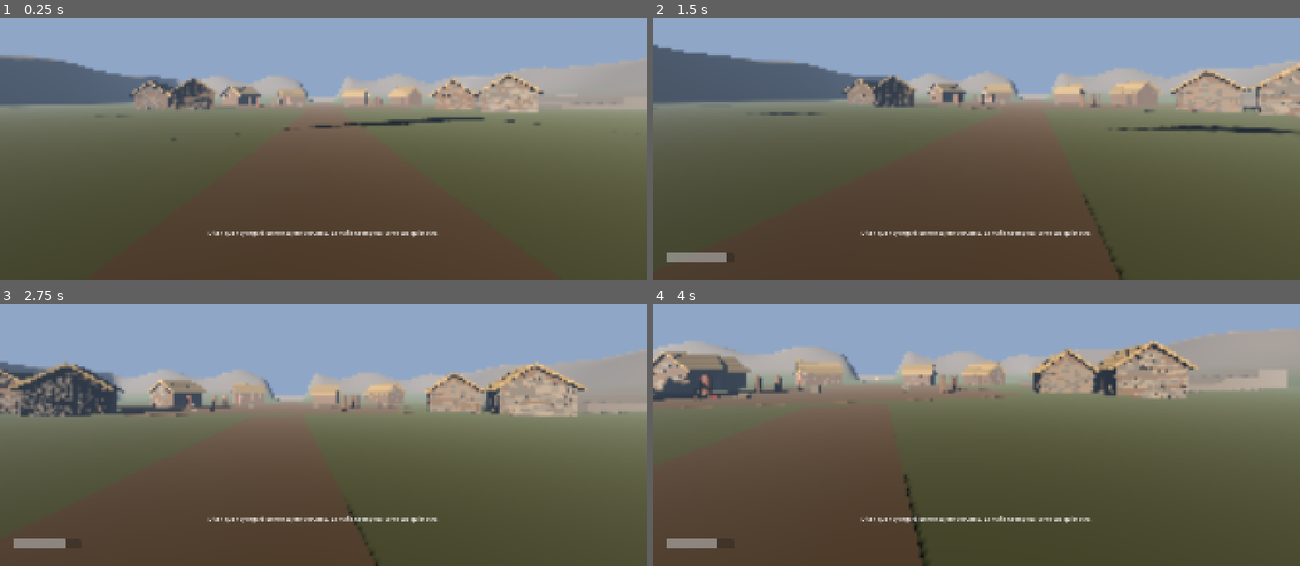
Above: before the commit, frames 1-4 (two rows, left to right).
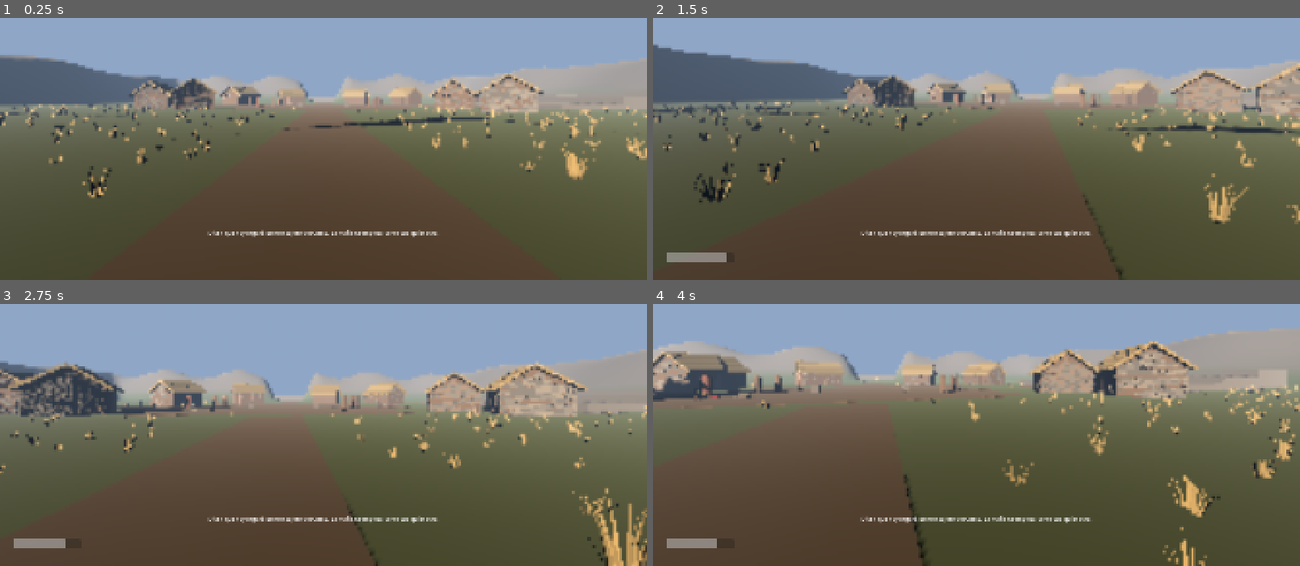
Above: after the commit, the same moments.

Repository: joseamaya/memorias-del-peru
Game: Godot game, scene res://campaigns/01_pachacutec/scenes/world/mundo_base.tscn
Two runs of this game, one before a commit and one after it. Both use one fixed random seed, a clock stepped at 60 frames per second and the inputs below. Sound files missing from this copy of the repository are replaced by a short silence.
Inputs (mouse positions are in pixels of both pictures, inside the frame that each line leads up to):
- Up to frame 1 (0.25 s): no input
- Up to frame 2 (1.5 s): tap Enter at 0.5 s; move the mouse to (1008, 96) at 0.52 s; hold Shift (run) 0.53-1.28 s; hold W (move_forward) from 0.53 s (still down); tap Space (jump) at 0.77 s; move the mouse to (944, 99) at 1.27 s; tap E (interact) at 1.35 s
- Up to frame 3 (2.75 s): keep holding W (move_forward); tap Space (jump) at 1.52 s; tap Shift (run) at 1.55 s; move the mouse to (336, 377) at 2.02 s; hold Shift (run) from 2.03 s (still down)
- Up to frame 4 (4 s): keep holding W (move_forward); move the mouse to (970, 390) at 2.77 s; release Shift (run) at 2.78 s; tap Shift (run) at 2.85, 3.8 s; tap Space (jump) at 3.02, 3.77 s; move the mouse to (1021, 387) at 3.52 s; hold E (interact) from 3.53 s (still down)

The runs differ from the first frame. In frame 1, 2.4% of the frame differs, in the area x 0-100%, y 32-69%; in frame 2, 2.6%, in the area x 0-100%, y 31-79%; in frame 3, 2.4%; in frame 4, 2.4%.

Commit message:
pachacutec(world): ichu y queñua repartidos por la llacta
Añade al generador los modelos de ichu (dos variantes de mata) y queñua
(dos variantes de árbol), y LlactaVegetation, que los reparte de forma
determinista con MultiMesh: unas 3 100 matas en bloques que se ocultan a
50 m sin sombra y 24 queñuas en cuatro bosquecillos con colisión en el
tronco. Quedan libres la plaza, los caminos, las casas, las terrazas, el
mirador y el rincón de la tejedora.

test_vegetation cubre el reparto, las zonas libres, el apoyo en el
terreno, la ocultación a distancia y los troncos. docs/08 recoge la nueva
medición (Medio ~73 FPS); el alcance, la ficha PCH-013 y docs/06 citan la
vegetación.

Co-Authored-By: Claude Opus 5.5 <noreply@anthropic.com>

Diff:
--- a/campaigns/01_pachacutec/scripts/world/mundo_base.gd
+++ b/campaigns/01_pachacutec/scripts/world/mundo_base.gd
@@ -191,6 +191,12 @@
 	for index: int in range(positions.size()):
 		_add_house(houses, index, positions[index], stone, thatch)
 
+	# Ichu y queñua (PCH-013) fuera de la plaza, los caminos y las casas.
+	var vegetation: LlactaVegetation = LlactaVegetation.new()
+	vegetation.name = "Vegetation"
+	llacta.add_child(vegetation)
+	vegetation.build(_height_at, positions)
+
 	var terraces: Node3D = Node3D.new()
 	terraces.name = "Terraces"
 	llacta.add_child(terraces)
--- /dev/null
+++ b/campaigns/01_pachacutec/scripts/world/vegetation.gd
@@ -0,0 +1,287 @@
+class_name LlactaVegetation
+extends Node3D
+## Vegetación de la llacta (alcance §3; ficha PCH-013, reconstrucción R).
+##
+## Reparte matas de ichu con MultiMesh, agrupadas en bloques que se ocultan
+## a distancia (`visibility_range`, docs/08 §LOD), y bosquecillos de queñua
+## con colisión en el tronco. El reparto es determinista y deja libres la
+## plaza, los caminos, las casas, las terrazas y el rincón de la tejedora.
+## Sin los modelos no se crea nada: la vegetación no tiene bloqueo.
+
+## Una mata o un árbol: transformación global y variante de modelo.
+class Placement:
+	var transform: Transform3D
+	var variant: int
+
+	func _init(placement_transform: Transform3D, model_variant: int) -> void:
+		transform = placement_transform
+		variant = model_variant
+
+
+const MODEL_DIR: String = "res://campaigns/01_pachacutec/assets/models/"
+const ICHU_FILES: Array[String] = ["pch_ichu_a.glb", "pch_ichu_b.glb"]
+const QUENUA_FILES: Array[String] = ["pch_quenua_a.glb", "pch_quenua_b.glb"]
+const SEED: int = 13
+## Semilla aparte para la queñua: cambiar el ichu no mueve los árboles.
+const QUENUA_SEED: int = 29
+## Medio lado del área con vegetación (los muros de respaldo están a 70 m).
+const AREA_HALF: float = 67.0
+## Rejilla con desplazamiento aleatorio: una mata como máximo por celda.
+const ICHU_SPACING: float = 2.1
+const ICHU_JITTER: float = 0.45
+## La densidad crece desde el borde de la plaza hasta el campo abierto.
+const ICHU_INNER_RADIUS: float = 15.0
+const ICHU_FULL_RADIUS: float = 30.0
+const ICHU_MIN_DENSITY: float = 0.25
+## En la roca de la cresta, la mitad de matas.
+const ICHU_ROCK_HEIGHT: float = 3.0
+const ICHU_ROCK_FACTOR: float = 0.5
+const ICHU_SCALE_MIN: float = 0.75
+const ICHU_SCALE_MAX: float = 1.35
+## Las matas se hunden un poco para que la base no flote en la pendiente.
+const ICHU_SINK: float = 0.04
+const CHUNK_SIZE: float = 22.0
+const ICHU_VISIBILITY_END: float = 50.0
+const ICHU_VISIBILITY_MARGIN: float = 10.0
+## Zonas libres.
+const PATH_HALF_WIDTH: float = 3.5
+## Los caminos este y oeste llegan hasta las terrazas y las casas exteriores.
+const EAST_WEST_PATH_END: float = 37.0
+const HOUSE_CLEARANCE: float = 5.5
+const FREE_RECTS: Array[Rect2] = [
+	Rect2(-14.5, -14.5, 29.0, 29.0), # plaza
+	Rect2(28.0, -16.0, 30.0, 32.0), # terrazas y mirador
+	Rect2(-14.0, 2.5, 7.0, 7.5), # tejedora y telar
+]
+## Bosquecillos de queñua: (x, z, radio). Árboles por bosquecillo y
+## separación mínima entre troncos.
+const QUENUA_GROVES: Array[Vector3] = [
+	Vector3(-42.0, 34.0, 7.0),
+	Vector3(-50.0, -30.0, 7.0),
+	Vector3(40.0, 42.0, 7.0),
+	Vector3(30.0, -48.0, 6.0),
+]
+const QUENUA_PER_GROVE: int = 6
+const QUENUA_SPACING: float = 3.0
+const QUENUA_ATTEMPTS: int = 40
+const QUENUA_SCALE_MIN: float = 0.8
+const QUENUA_SCALE_MAX: float = 1.2
+const TRUNK_RADIUS: float = 0.4
+const TRUNK_HEIGHT: float = 2.5
+
+var _height_source: Callable = Callable()
+var _houses: Array[Vector3] = []
+
+
+## Crea la vegetación. [param height_source] es `func(x: float, z: float) -> float`
+## con la altura del terreno; [param house_positions], el centro de cada casa.
+func build(height_source: Callable, house_positions: Array[Vector3]) -> void:
+	configure(height_source, house_positions)
+	var ichu_meshes: Array[Mesh] = load_meshes(ICHU_FILES)
+	if ichu_meshes.size() == ICHU_FILES.size():
+		_build_ichu(ichu_meshes)
+	var quenua_meshes: Array[Mesh] = load_meshes(QUENUA_FILES)
+	if quenua_meshes.size() == QUENUA_FILES.size():
+		_build_quenua(quenua_meshes)
+
+
+## Fija la fuente de alturas y las casas sin crear nodos (lo usan las pruebas).
+func configure(height_source: Callable, house_positions: Array[Vector3]) -> void:
+	_height_source = height_source
+	_houses = house_positions.duplicate()
+
+
+## Malla del primer MeshInstance3D de cada archivo existente.
+static func load_meshes(files: Array[String]) -> Array[Mesh]:
+	var meshes: Array[Mesh] = []
+	for file: String in files:
+		var path: String = MODEL_DIR + file
+		if not ResourceLoader.exists(path):
+			continue
+		var packed: PackedScene = load(path) as PackedScene
+		if packed == null:
+			continue
+		var instance: Node = packed.instantiate()
+		var found: Array[Node] = instance.find_children("*", "MeshInstance3D", true, false)
+		if not found.is_empty():
+			var mesh_instance: MeshInstance3D = found[0] as MeshInstance3D
+			if mesh_instance.mesh != null:
+				meshes.append(mesh_instance.mesh)
+		instance.free()
+	return meshes
+
+
+## Verdadero si en [param point] (x, z) puede crecer vegetación.
+static func is_free(point: Vector2, houses: Array[Vector3]) -> bool:
+	if absf(point.x) > AREA_HALF or absf(point.y) > AREA_HALF:
+		return false
+	if absf(point.x) < PATH_HALF_WIDTH:
+		return false
+	if absf(point.y) < PATH_HALF_WIDTH and absf(point.x) < EAST_WEST_PATH_END:
+		return false
+	for rect: Rect2 in FREE_RECTS:
+		if rect.has_point(point):
+			return false
+	for house: Vector3 in houses:
+		if Vector2(house.x, house.z).distance_to(point) < HOUSE_CLEARANCE:
+			return false
+	return true
+
+
+## Probabilidad de mata en [param point] según la distancia a la plaza y la
+## altura del terreno.
+static func ichu_density(point: Vector2, height: float) -> float:
+	var ramp: float = smoothstep(ICHU_INNER_RADIUS, ICHU_FULL_RADIUS, point.length())
+	var density: float = lerpf(ICHU_MIN_DENSITY, 1.0, ramp)
+	if height > ICHU_ROCK_HEIGHT:
+		density *= ICHU_ROCK_FACTOR
+	return density
+
+
+func ichu_placements() -> Array[Placement]:
+	var rng: RandomNumberGenerator = RandomNumberGenerator.new()
+	rng.seed = SEED
+	var result: Array[Placement] = []
+	var cells: int = int(ceilf(AREA_HALF * 2.0 / ICHU_SPACING))
+	for zi: int in range(cells):
+		for xi: int in range(cells):
+			# Se consumen siempre los mismos números por celda: el reparto no
+			# depende de qué celdas quedan libres.
+			var jitter_x: float = rng.randf_range(-ICHU_JITTER, ICHU_JITTER)
+			var jitter_z: float = rng.randf_range(-ICHU_JITTER, ICHU_JITTER)
+			var roll: float = rng.randf()
+			var angle: float = rng.randf_range(0.0, TAU)
+			var size_factor: float = rng.randf_range(ICHU_SCALE_MIN, ICHU_SCALE_MAX)
+			var variant: int = rng.randi_range(0, ICHU_FILES.size() - 1)
+			var x: float = -AREA_HALF + ICHU_SPACING * (float(xi) + 0.5 + jitter_x)
+			var z: float = -AREA_HALF + ICHU_SPACING * (float(zi) + 0.5 + jitter_z)
+			var point: Vector2 = Vector2(x, z)
+			if not is_free(point, _houses):
+				continue
+			var height: float = _height_at(x, z)
+			if roll >= ichu_density(point, height):
+				continue
+			var rotation_basis: Basis = Basis(Vector3.UP, angle).scaled(Vector3.ONE * size_factor)
+			result.append(Placement.new(Transform3D(rotation_basis, Vector3(x, height - ICHU_SINK, z)), variant))
+	return result
+
+
+func quenua_placements() -> Array[Placement]:
+	var rng: RandomNumberGenerator = RandomNumberGenerator.new()
+	rng.seed = QUENUA_SEED
+	var result: Array[Placement] = []
+	var trunks: Array[Vector2] = []
+	for grove: Vector3 in QUENUA_GROVES:
+		var placed: int = 0
+		for attempt: int in range(QUENUA_ATTEMPTS):
+			if placed >= QUENUA_PER_GROVE:
+				break
+			var angle: float = rng.randf_range(0.0, TAU)
+			var distance: float = grove.z * sqrt(rng.randf())
+			var heading: float = rng.randf_range(0.0, TAU)
+			var size_factor: float = rng.randf_range(QUENUA_SCALE_MIN, QUENUA_SCALE_MAX)
+			var variant: int = rng.randi_range(0, QUENUA_FILES.size() - 1)
+			var point: Vector2 = Vector2(grove.x, grove.y) + Vector2(cos(angle), sin(angle)) * distance
+			if not is_free(point, _houses):
+				continue
+			var crowded: bool = false
+			for other: Vector2 in trunks:
+				if other.distance_to(point) < QUENUA_SPACING:
+					crowded = true
+					break
+			if crowded:
+				continue
+			trunks.append(point)
+			var rotation_basis: Basis = Basis(Vector3.UP, heading).scaled(Vector3.ONE * size_factor)
+			var origin: Vector3 = Vector3(point.x, _height_at(point.x, point.y), point.y)
+			result.append(Placement.new(Transform3D(rotation_basis, origin), variant))
+			placed += 1
+	return result
+
+
+func _height_at(x: float, z: float) -> float:
+	if not _height_source.is_valid():
+		return 0.0
+	var value: Variant = _height_source.call(x, z)
+	if value is float:
+		return value
+	return 0.0
+
+
+func _build_ichu(meshes: Array[Mesh]) -> void:
+	var ichu_root: Node3D = Node3D.new()
+	ichu_root.name = "Ichu"
+	add_child(ichu_root)
+	# Bloques de CHUNK_SIZE por variante; cada uno se oculta por separado.
+	var chunks: Dictionary[Vector3i, Array] = {}
+	for placement: Placement in ichu_placements():
+		var origin: Vector3 = placement.transform.origin
+		var key: Vector3i = Vector3i(
+			floori((origin.x + AREA_HALF) / CHUNK_SIZE),
+			floori((origin.z + AREA_HALF) / CHUNK_SIZE),
+			placement.variant)
+		if not chunks.has(key):
+			chunks[key] = []
+		chunks[key].append(placement.transform)
+	var keys: Array[Vector3i] = []
+	keys.assign(chunks.keys())
+	keys.sort()
+	for key: Vector3i in keys:
+		var center: Vector3 = Vector3(
+			-AREA_HALF + CHUNK_SIZE * (float(key.x) + 0.5), 0.0,
+			-AREA_HALF + CHUNK_SIZE * (float(key.y) + 0.5))
+		var transforms: Array = chunks[key]
+		var multimesh: MultiMesh = MultiMesh.new()
+		multimesh.transform_format = MultiMesh.TRANSFORM_3D
+		multimesh.mesh = meshes[key.z]
+		multimesh.instance_count = transforms.size()
+		for index: int in range(transforms.size()):
+			var global_transform_item: Transform3D = transforms[index]
+			multimesh.set_instance_transform(index, global_transform_item.translated(-center))
+		var instance: MultiMeshInstance3D = MultiMeshInstance3D.new()
+		instance.name = "IchuChunk_%d_%d_%d" % [key.x, key.y, key.z]
+		instance.position = center
+		instance.multimesh = multimesh
+		instance.cast_shadow = GeometryInstance3D.SHADOW_CASTING_SETTING_OFF
+		instance.visibility_range_end = ICHU_VISIBILITY_END
+		instance.visibility_range_end_margin = ICHU_VISIBILITY_MARGIN
+		instance.visibility_range_fade_mode = GeometryInstance3D.VISIBILITY_RANGE_FADE_SELF
+		ichu_root.add_child(instance)
+
+
+func _build_quenua(meshes: Array[Mesh]) -> void:
+	var quenua_root: Node3D = Node3D.new()
+	quenua_root.name = "Quenua"
+	add_child(quenua_root)
+	var placements: Array[Placement] = quenua_placements()
+	for variant: int in range(meshes.size()):
+		var transforms: Array[Transform3D] = []
+		for placement: Placement in placements:
+			if placement.variant == variant:
+				transforms.append(placement.transform)
+		if transforms.is_empty():
+			continue
+		var multimesh: MultiMesh = MultiMesh.new()
+		multimesh.transform_format = MultiMesh.TRANSFORM_3D
+		multimesh.mesh = meshes[variant]
+		multimesh.instance_count = transforms.size()
+		for index: int in range(transforms.size()):
+			multimesh.set_instance_transform(index, transforms[index])
+		var instance: MultiMeshInstance3D = MultiMeshInstance3D.new()
+		instance.name = "QuenuaTrees_%d" % variant
+		instance.multimesh = multimesh
+		quenua_root.add_child(instance)
+	# Colisión del tronco: el jugador no atraviesa los árboles.
+	for index: int in range(placements.size()):
+		var body: StaticBody3D = StaticBody3D.new()
+		body.name = "QuenuaTrunk%02d" % index
+		body.collision_layer = 1
+		body.collision_mask = 0
+		body.position = placements[index].transform.origin + Vector3(0.0, TRUNK_HEIGHT * 0.5, 0.0)
+		var shape: CylinderShape3D = CylinderShape3D.new()
+		shape.radius = TRUNK_RADIUS
+		shape.height = TRUNK_HEIGHT
+		var collision: CollisionShape3D = CollisionShape3D.new()
+		collision.shape = shape
+		body.add_child(collision)
+		quenua_root.add_child(body)
--- /dev/null
+++ b/tests/test_vegetation.gd
@@ -0,0 +1,111 @@
+extends RefCounted
+## Comprueba la vegetación de la llacta (PCH-013): reparto determinista,
+## ninguna mata ni árbol en la plaza, los caminos, las casas, las terrazas o
+## el rincón de la tejedora, matas apoyadas en el terreno, bloques de ichu que
+## se ocultan a distancia sin sombra y troncos de queñua con colisión.
+
+const WORLD_PATH: String = "res://campaigns/01_pachacutec/scenes/world/mundo_base.tscn"
+const MIN_ICHU: int = 1500
+const MIN_QUENUA: int = 20
+## Puntos que deben quedar despejados: inicio, plaza, salida de la comitiva,
+## tejedora, extremo del telar y mirador.
+const BLOCKED_POINTS: Array[Vector2] = [
+	Vector2(0.0, 45.0),
+	Vector2(0.0, 2.0),
+	Vector2(-1.5, -52.0),
+	Vector2(1.5, -52.0),
+	Vector2(0.0, -60.0),
+	Vector2(-11.0, 5.0),
+	Vector2(-10.0, 8.0),
+	Vector2(52.0, 0.0),
+	Vector2(20.0, 0.0),
+	Vector2(-20.0, 0.0),
+]
+## Campo abierto donde sí debe poder crecer.
+const OPEN_POINT: Vector2 = Vector2(-40.0, 30.0)
+
+
+func _house_positions(world: Node) -> Array[Vector3]:
+	var houses: Array[Vector3] = []
+	var root: Node = world.get_node_or_null("Llacta/Houses")
+	if root == null:
+		return houses
+	for child: Node in root.get_children():
+		var house: Node3D = child as Node3D
+		if house != null:
+			houses.append(house.global_position)
+	return houses
+
+
+func _same(a: Array[LlactaVegetation.Placement], b: Array[LlactaVegetation.Placement]) -> bool:
+	if a.size() != b.size() or a.is_empty():
+		return false
+	for index: int in [0, int(a.size() / 2.0), a.size() - 1]:
+		if not a[index].transform.is_equal_approx(b[index].transform) or a[index].variant != b[index].variant:
+			return false
+	return true
+
+
+func test_vegetation() -> bool:
+	var tree: SceneTree = Engine.get_main_loop() as SceneTree
+	if tree == null:
+		return false
+	var world: Node = (load(WORLD_PATH) as PackedScene).instantiate()
+	tree.root.add_child(world)
+	var ok: bool = true
+	var vegetation: LlactaVegetation = world.get_node_or_null("Llacta/Vegetation") as LlactaVegetation
+	var houses: Array[Vector3] = _house_positions(world)
+	var height_source: Callable = Callable(world, "_height_at")
+	ok = ok and vegetation != null and houses.size() == 8
+	if not ok:
+		world.free()
+		return false
+
+	# Zonas despejadas.
+	for point: Vector2 in BLOCKED_POINTS:
+		ok = ok and not LlactaVegetation.is_free(point, houses)
+	for house: Vector3 in houses:
+		ok = ok and not LlactaVegetation.is_free(Vector2(house.x, house.z), houses)
+	ok = ok and LlactaVegetation.is_free(OPEN_POINT, houses)
+
+	# Ichu: libre, apoyado en el terreno y determinista.
+	var ichu: Array[LlactaVegetation.Placement] = vegetation.ichu_placements()
+	ok = ok and ichu.size() >= MIN_ICHU
+	for placement: LlactaVegetation.Placement in ichu:
+		var origin: Vector3 = placement.transform.origin
+		var ground: float = height_source.call(origin.x, origin.z)
+		ok = ok and LlactaVegetation.is_free(Vector2(origin.x, origin.z), houses)
+		ok = ok and absf(origin.y - (ground - LlactaVegetation.ICHU_SINK)) < 0.001
+	var again: LlactaVegetation = LlactaVegetation.new()
+	again.configure(height_source, houses)
+	ok = ok and _same(ichu, again.ichu_placements())
+
+	# Bloques de ichu: todas las matas, ocultos a distancia y sin sombra.
+	var total: int = 0
+	var chunks: Array[Node] = vegetation.find_children("IchuChunk*", "MultiMeshInstance3D", true, false)
+	for node: Node in chunks:
+		var chunk: MultiMeshInstance3D = node as MultiMeshInstance3D
+		total += chunk.multimesh.instance_count
+		ok = ok and is_equal_approx(chunk.visibility_range_end, LlactaVegetation.ICHU_VISIBILITY_END)
+		ok = ok and chunk.visibility_range_fade_mode == GeometryInstance3D.VISIBILITY_RANGE_FADE_SELF
+		ok = ok and chunk.cast_shadow == GeometryInstance3D.SHADOW_CASTING_SETTING_OFF
+	ok = ok and not chunks.is_empty() and total == ichu.size()
+
+	# Queñua: separada, libre, determinista y con tronco sólido.
+	var quenua: Array[LlactaVegetation.Placement] = vegetation.quenua_placements()
+	ok = ok and quenua.size() >= MIN_QUENUA
+	ok = ok and _same(quenua, again.quenua_placements())
+	for i: int in range(quenua.size()):
+		var a: Vector3 = quenua[i].transform.origin
+		ok = ok and LlactaVegetation.is_free(Vector2(a.x, a.z), houses)
+		for j: int in range(i + 1, quenua.size()):
+			var b: Vector3 = quenua[j].transform.origin
+			ok = ok and Vector2(a.x, a.z).distance_to(Vector2(b.x, b.z)) >= LlactaVegetation.QUENUA_SPACING
+	var trunks: Array[Node] = vegetation.find_children("QuenuaTrunk*", "StaticBody3D", true, false)
+	ok = ok and trunks.size() == quenua.size()
+	for node: Node in trunks:
+		var trunk: StaticBody3D = node as StaticBody3D
+		ok = ok and trunk.collision_layer == 1 and trunk.get_child_count() == 1
+	again.free()
+	world.free()
+	return ok
Binary file added: campaigns/01_pachacutec/assets/models/pch_ichu_a.glb
Not shown, added: campaigns/01_pachacutec/assets/models/pch_ichu_a.glb.import
Binary file added: campaigns/01_pachacutec/assets/models/pch_ichu_b.glb
Not shown, added: campaigns/01_pachacutec/assets/models/pch_ichu_b.glb.import
Binary file added: campaigns/01_pachacutec/assets/models/pch_quenua_a.glb
Not shown, added: campaigns/01_pachacutec/assets/models/pch_quenua_a.glb.import
Binary file added: campaigns/01_pachacutec/assets/models/pch_quenua_b.glb
Not shown, added: campaigns/01_pachacutec/assets/models/pch_quenua_b.glb.import
Not shown, added: campaigns/01_pachacutec/scripts/world/vegetation.gd.uid
Not shown, added: tests/test_vegetation.gd.uid
Not shown, changed: campaigns/01_pachacutec/documentation/alcance_vertical_slice.md
Not shown, changed: campaigns/01_pachacutec/documentation/registro_historico.md
(and 2 more such lines)
